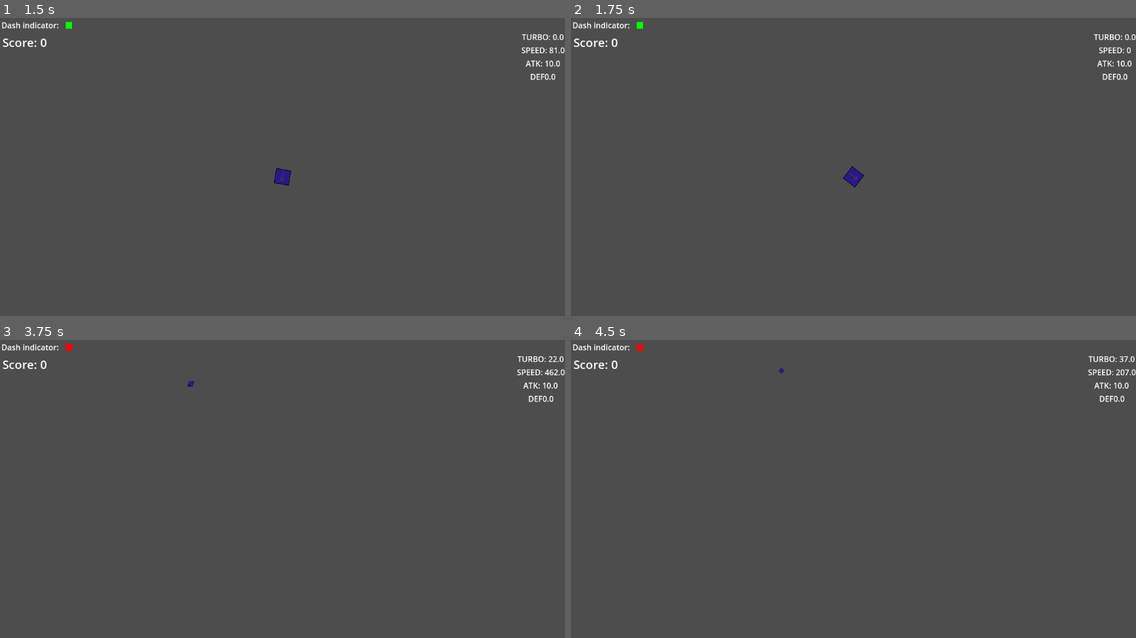
Above: before the commit, frames 1-4 (two rows, left to right).
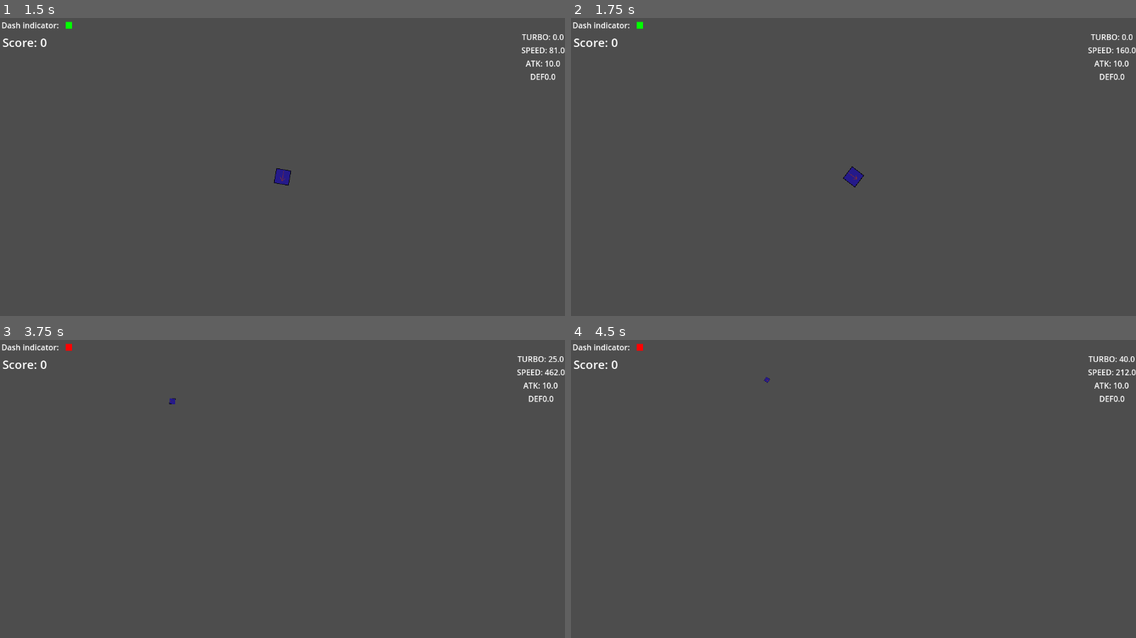
Above: after the commit, the same moments.

Repository: IanuReeves/Dirt-Defenders
Game: Godot game, scene res://ui/main_menu.tscn
Same seed, same stepped clock (60 frames per second), same inputs: the game is played once before the commit and once after it. Before the commit the project starts from res://scenes/ui/main_menu.tscn.
Inputs (mouse positions are in pixels of both pictures, inside the frame that each line leads up to):
- Up to frame 1 (1.5 s): click "Launch!" at 0.5 s; tap Enter at 1.25 s; move the mouse to (406, 161) at 1.27 s; hold W (forward) from 1.28 s (still down); tap Q (dash) at 1.35 s
- Up to frame 2 (1.75 s): keep holding W (forward)
- Up to frame 3 (3.75 s): move the mouse to (169, 515) at 2.02 s; release W (forward) at 2.03 s; hold S (brake) 2.03-2.78 s; tap Q (dash) at 2.1, 3.05 s; move the mouse to (339, 429) at 2.77 s; press the mouse at (339, 429) at 2.78 s; hold W (forward) from 2.78 s (still down); move the mouse to (254, 563) at 3.52 s; release the mouse at (254, 563) at 3.53 s; tap F (zoom) at 3.6 s
- Up to frame 4 (4.5 s): tap Q (dash) at 3.8, 4.35 s; move the mouse to (1023, 545) at 4.27 s; release W (forward) at 4.28 s; hold S (brake) from 4.28 s (still down)

Frame 1 is identical in both runs. In frame 2, 0.4% of the frame differs, in the area x 91-100%, y 5-21%; in frame 3, less than 0.1%; in frame 4, less than 0.1%.

Commit message:
UPDATE
ui infastructure added
made ai work

Diff:
--- /dev/null
+++ b/cooldowndisplay.tscn
@@ -0,0 +1,26 @@
+[gd_scene load_steps=3 format=3 uid="uid://bxit7gq1yda63"]
+
+[ext_resource type="Script" uid="uid://bqakejm51g4qk" path="res://ui/partind.gd" id="1_dsaa8"]
+[ext_resource type="PackedScene" uid="uid://tp5ycsg3wvka" path="res://scenes/part_timer.tscn" id="2_jbvjw"]
+
+[node name="VBoxcontainer" type="VBoxContainer"]
+anchors_preset = -1
+anchor_right = 1.659
+anchor_bottom = 3.734
+offset_left = 1.0
+offset_top = 63.0
+offset_right = 23.64
+offset_bottom = 143.64
+script = ExtResource("1_dsaa8")
+
+[node name="PartTimer1" parent="." instance=ExtResource("2_jbvjw")]
+layout_mode = 2
+
+[node name="PartTimer2" parent="." instance=ExtResource("2_jbvjw")]
+layout_mode = 2
+
+[node name="PartTimer3" parent="." instance=ExtResource("2_jbvjw")]
+layout_mode = 2
+
+[node name="PartTimer4" parent="." instance=ExtResource("2_jbvjw")]
+layout_mode = 2
--- /dev/null
+++ b/part_timer.gd
@@ -0,0 +1,22 @@
+extends Control
+class_name PartTimer
+
+var spriteshown
+var cooldown
+@onready var spritedisplay: Sprite2D = $Sprite2D
+@onready var player = get_parent().get_parent().get_parent().get_parent()
+@onready var statemachine = player.get_node("PartHandler")
+@onready var part2check : Part = get_parent().get_parent().part2check
+@onready var stats: PlayerStats
+@onready var timelabel: Label = $timelabel
+@
+func get_stats() -> void:
+	stats = part2check.stats
+	spriteshown = part2check.icon
+	cooldown = part2check.cooldown
+func _ready() -> void:
+	get_stats()
+	if part2check.cooldown > 0:
+		timelabel.text = str(part2check.cooltime)
+	else:
+		timelabel.text = str(" ")
--- /dev/null
+++ b/partmenu.gd
@@ -0,0 +1,5 @@
+extends Control
+@onready var button: Button = $VBoxContainer/Button
+@onready var button: Button = $VBoxContainer/Button2
+@onready var button_3: Button = $VBoxContainer/Button3
+@onready var button_4: Button = $VBoxContainer/Button4
--- a/parts/dashpart.gd
+++ b/parts/dashpart.gd
@@ -2,10 +2,14 @@
 class_name DashPart
 @onready var sign: GPUParticles2D = $GPUParticles2D
 
+func _ready() -> void:
+	cooldown = 0
 func _process(delta: float) -> void:
 	if player.velocity.length() > 150:
+		stats.turbo_cooldown = -2
 		stats.turbo_strength = 50
 		sign.emitting = true
 	if player.dashed or player.velocity.length() < 200:
-		stats.turbo_strength = 5
+		stats.turbo_strength = 0
+		stats.turbo_cooldown = 0
 		sign.emitting = false
--- a/parts/dashpart.tscn
+++ b/parts/dashpart.tscn
@@ -22,14 +22,10 @@
 defense = 10.0
 metadata/_custom_type_script = "uid://clpd50adeck85"
 
-[sub_resource type="ParticleProcessMaterial" id="ParticleProcessMaterial_f4quf"]
-particle_flag_disable_z = true
-gravity = Vector3(0, 98, 0)
-
 [node name="dashpart" type="Node2D"]
 script = ExtResource("1_5wucs")
 stats = SubResource("Resource_rguvs")
 
-[node name="GPUParticles2D" type="GPUParticles2D" parent="."]
-emitting = false
-process_material = SubResource("ParticleProcessMaterial_f4quf")
+[node name="cooldowntimer" type="Timer" parent="."]
+wait_time = 0.1
+autostart = true
--- a/project.godot
+++ b/project.godot
@@ -11,7 +11,7 @@
 [application]
 
 config/name="Dirt Defenders"
-run/main_scene="res://scenes/ui/main_menu.tscn"
+run/main_scene="res://ui/main_menu.tscn"
 config/features=PackedStringArray("4.4", "Forward Plus")
 config/icon="res://icon.svg"
 
--- a/scenes/enemy.tscn
+++ b/scenes/enemy.tscn
@@ -1,10 +1,20 @@
-[gd_scene load_steps=8 format=3 uid="uid://b03d85g3b64k7"]
+[gd_scene load_steps=10 format=3 uid="uid://b03d85g3b64k7"]
 
 [ext_resource type="Script" uid="uid://b1gxf3fyppalx" path="res://scripts/ENEMY2.gd" id="1_4ra3w"]
 [ext_resource type="Script" uid="uid://bu27sw7avjeew" path="res://scripts/components/hitboxcomponent.gd" id="1_md0e3"]
 [ext_resource type="Script" uid="uid://wy7pwks6axut" path="res://scripts/components/healthcomponent.gd" id="2_4ra3w"]
+[ext_resource type="Script" uid="uid://bqs8g8lkjasxa" path="res://scripts/resources/enemy_stats.gd" id="2_xwavj"]
 [ext_resource type="PackedScene" uid="uid://blvrw4btub433" path="res://scenes/weapon.tscn" id="4_5uy6h"]
 [ext_resource type="Script" uid="uid://c1q6l12tx5fnq" path="res://scenes/detector.gd" id="4_c4w8v"]
+
+[sub_resource type="Resource" id="Resource_nenq2"]
+script = ExtResource("2_xwavj")
+speed = 200.0
+max_hp = 50.0
+attack = 0.0
+detect_range = 300.0
+desired_target_distance = 0.0
+metadata/_custom_type_script = "uid://bqs8g8lkjasxa"
 
 [sub_resource type="CircleShape2D" id="CircleShape2D_5uy6h"]
 
@@ -13,6 +23,7 @@
 
 [node name="Enemy" type="CharacterBody2D"]
 script = ExtResource("1_4ra3w")
+stats = SubResource("Resource_nenq2")
 
 [node name="CollisionShape2D" type="CollisionShape2D" parent="."]
 shape = SubResource("CircleShape2D_5uy6h")
--- a/scenes/game.tscn
+++ b/scenes/game.tscn
@@ -1,10 +1,20 @@
-[gd_scene load_steps=6 format=3 uid="uid://bfjdogfx64gtl"]
+[gd_scene load_steps=8 format=3 uid="uid://bfjdogfx64gtl"]
 
 [ext_resource type="PackedScene" uid="uid://6s3hfdcvwbxr" path="res://scenes/player.tscn" id="1_3wq0y"]
 [ext_resource type="Script" uid="uid://wol241yxawos" path="res://scripts/world.gd" id="1_vrqln"]
 [ext_resource type="PackedScene" uid="uid://w87vxtedle5q" path="res://scenes/planet.tscn" id="4_iywne"]
 [ext_resource type="Script" uid="uid://dfpumv1ys3rqw" path="res://scenes/Worldcam.gd" id="4_jlvyt"]
+[ext_resource type="Script" uid="uid://bqs8g8lkjasxa" path="res://scripts/resources/enemy_stats.gd" id="4_p57ef"]
 [ext_resource type="PackedScene" uid="uid://b03d85g3b64k7" path="res://scenes/enemy.tscn" id="5_iywne"]
+
+[sub_resource type="Resource" id="Resource_p57ef"]
+script = ExtResource("4_p57ef")
+speed = 100.0
+max_hp = 0.0
+attack = 0.0
+detect_range = 400.0
+desired_target_distance = 0.0
+metadata/_custom_type_script = "uid://bqs8g8lkjasxa"
 
 [node name="World" type="Node2D"]
 script = ExtResource("1_vrqln")
@@ -12,10 +22,11 @@
 [node name="Player" parent="." instance=ExtResource("1_3wq0y")]
 
 [node name="Enemy" parent="." instance=ExtResource("5_iywne")]
-position = Vector2(-49, 44)
+position = Vector2(400, 3)
+stats = SubResource("Resource_p57ef")
 
-[node name="RigidBody2D" parent="." instance=ExtResource("4_iywne")]
+[node name="planet" parent="." instance=ExtResource("4_iywne")]
 position = Vector2(385, 291)
 
-[node name="Camera2D" type="Camera2D" parent="RigidBody2D"]
+[node name="Camera2D" type="Camera2D" parent="planet"]
 script = ExtResource("4_jlvyt")
--- /dev/null
+++ b/scenes/part_timer.tscn
@@ -0,0 +1,38 @@
+[gd_scene load_steps=3 format=3 uid="uid://tp5ycsg3wvka"]
+
+[ext_resource type="Script" uid="uid://d0w0r110w3ccd" path="res://part_timer.gd" id="1_kxals"]
+[ext_resource type="Texture2D" uid="uid://dq46mkccnpqdi" path="res://icon.svg" id="2_3fb6d"]
+
+[node name="PartTimer" type="Control"]
+layout_mode = 3
+anchors_preset = 15
+anchor_right = 1.0
+anchor_bottom = 1.0
+grow_horizontal = 2
+grow_vertical = 2
+script = ExtResource("1_kxals")
+
+[node name="Sprite2D" type="Sprite2D" parent="."]
+position = Vector2(36, 37)
+scale = Vector2(0.375, 0.375)
+texture = ExtResource("2_3fb6d")
+
+[node name="Label" type="Label" parent="."]
+layout_mode = 0
+offset_left = 71.0
+offset_top = 19.0
+offset_right = 161.0
+offset_bottom = 55.0
+horizontal_alignment = 1
+vertical_alignment = 1
+uppercase = true
+
+[node name="timelabel" type="Label" parent="."]
+layout_mode = 0
+offset_left = 170.0
+offset_top = 20.0
+offset_right = 207.0
+offset_bottom = 56.0
+horizontal_alignment = 1
+vertical_alignment = 1
+uppercase = true
--- /dev/null
+++ b/scenes/partmenu.tscn
@@ -0,0 +1,33 @@
+[gd_scene load_steps=2 format=3 uid="uid://dcp5qcq14st1i"]
+
+[ext_resource type="Script" uid="uid://nfvpjkgcd2o3" path="res://partmenu.gd" id="1_716pa"]
+
+[node name="Partmenu" type="Control"]
+layout_mode = 3
+anchors_preset = 15
+anchor_right = 1.0
+anchor_bottom = 1.0
+grow_horizontal = 2
+grow_vertical = 2
+script = ExtResource("1_716pa")
+
+[node name="VBoxContainer" type="VBoxContainer" parent="."]
+layout_mode = 0
+offset_right = 185.0
+offset_bottom = 88.0
+
+[node name="Button" type="Button" parent="VBoxContainer"]
+layout_mode = 2
+text = "part 1 "
+
+[node name="Button2" type="Button" parent="VBoxContainer"]
+layout_mode = 2
+text = "part 1 "
+
+[node name="Button3" type="Button" parent="VBoxContainer"]
+layout_mode = 2
+text = "part 1 "
+
+[node name="Button4" type="Button" parent="VBoxContainer"]
+layout_mode = 2
+text = "part 1 "
--- a/scenes/player.tscn
+++ b/scenes/player.tscn
@@ -7,10 +7,9 @@
 [ext_resource type="Script" uid="uid://c5on0n684j21r" path="res://scripts/weapon.gd" id="5_wg7bi"]
 [ext_resource type="PackedScene" uid="uid://cp82a32j63e0j" path="res://scenes/bullets/bullet.tscn" id="6_gqqmd"]
 [ext_resource type="Script" uid="uid://ig830hyaojuf" path="res://scripts/components/parthandler.gd" id="7_xkvgj"]
-[ext_resource type="Script" uid="uid://dkfjus4yds0xd" path="res://scripts/components/part.gd" id="8_2uxwq"]
 [ext_resource type="Script" uid="uid://clpd50adeck85" path="res://scripts/resources/player_stats_resource.gd" id="8_d2wvv"]
 [ext_resource type="Script" uid="uid://caeioa2lwlb8r" path="res://scripts/components/hull.gd" id="9_s5o61"]
-[ext_resource type="PackedScene" uid="uid://e6iuym7bl3xi" path="res://scenes/ui/game_overlay.tscn" id="12_3v2ag"]
+[ext_resource type="PackedScene" uid="uid://e6iuym7bl3xi" path="res://ui/game_overlay.tscn" id="12_3v2ag"]
 [ext_resource type="PackedScene" uid="uid://cccfurky2d5ek" path="res://parts/dashpart.tscn" id="12_jej6c"]
 
 [sub_resource type="CircleShape2D" id="CircleShape2D_rsghh"]
@@ -52,25 +51,6 @@
 turbo_cooldown = 5.0
 turbo_strength = 0.0
 max_hp = 100.0
-defense = 0.0
-metadata/_custom_type_script = "uid://clpd50adeck85"
-
-[sub_resource type="Resource" id="Resource_f1ej7"]
-script = ExtResource("8_d2wvv")
-power = 0.0
-attack = 0.0
-bullet_speed = 0.0
-bullet_amount = 0
-bullet_spread = 0.0
-bullet_lifetime = 0.0
-acceleration = 0.0
-top_speed = 0.0
-brake_strength = 0.0
-rotation_speed = 0.0
-max_turbo = 0.0
-turbo_cooldown = 0.0
-turbo_strength = 0.0
-max_hp = 0.0
 defense = 0.0
 metadata/_custom_type_script = "uid://clpd50adeck85"
 
@@ -119,10 +99,6 @@
 texture = ExtResource("2_2hljg")
 stats = SubResource("Resource_d2wvv")
 
-[node name="Part" type="Node2D" parent="PartHandler"]
-script = ExtResource("8_2uxwq")
-stats = SubResource("Resource_f1ej7")
-
 [node name="dashpart" parent="PartHandler" instance=ExtResource("12_jej6c")]
 script = null
 
--- a/scenes/ui/partind.gd
+++ /dev/null
@@ -1,5 +0,0 @@
-extends VBoxContainer
-
-
-@onready var player : Player = get_parent().get_parent().get_parent()
-@onready var PART : Part
--- a/scripts/ENEMY2.gd
+++ b/scripts/ENEMY2.gd
@@ -3,30 +3,38 @@
 
 @onready var detector: Detector = $Detector
 var targeting : bool = false
-var target : Node2D
 var targetpos : Vector2
 var targetangle
 var playerdir : Vector2
 
 
 @onready var player : Player = get_parent().get_node("Player")
+@onready var planet = get_parent().get_node("planet")
+
 
 var state
-
 @export var stats : EnemyStats
 
 func _physics_process(delta: float) -> void:
-	if player:
-		targetpos = player.position
-		targetangle = position.angle_to(targetpos)
-		playerdir = Vector2(cos(targetangle), sin(targetangle))
-		velocity += playerdir
-	move_and_slide()
+	statecheck()
+
 
 func statecheck():
-	if detector.targeting:
-		state = attackstate()
+	if player.position.distance_to(position) < stats.detect_range:
+		chasingstate()
+	elif player.position.distance_to(position) > stats.detect_range:
+		invadingstate()
 
-func attackstate():
-	velocity = detector.playerdir
+
+func chasingstate():
+	movetowards(player)
+	if player.position.distance_to(position) > stats.detect_range:
+		statecheck()
+func invadingstate():
+	movetowards(planet)
+
+func movetowards(target) -> void:
+	targetpos = to_local(target.position)
+	targetangle = position.direction_to(target.position)
+	velocity = targetangle*stats.speed
 	move_and_slide()
--- a/scripts/components/part.gd
+++ b/scripts/components/part.gd
@@ -4,5 +4,13 @@
 
 var player:Player
 
-var icon : Sprite2D
-var descriptor : String
+@export var icon : ViewportTexture
+@export var descriptor : String
+
+
+var cooldown : float = 0.0
+# cooltime is the amount of cooldown time left, cooldown is the max cooltime.
+var cooltime : float
+
+func _ready() -> void:
+	cooltime = cooldown
--- a/scripts/components/parthandler.gd
+++ b/scripts/components/parthandler.gd
@@ -10,6 +10,8 @@
 @export var primary_weapon:Weapon
 @export var secondary_weapon:Weapon
 @export var hull:Hull
+
+@onready var ui = get_parent().get_node("UI")
 # on ready configure sprite and HP if they exist
 func _ready() -> void:
 	stats = fetch_stats()
@@ -43,3 +45,8 @@
 func _on_child_entered_tree(node: Node) -> void:
 	if node is Part:
 		node.player = get_parent()
+
+func setUI():
+	for child in get_children():
+		if child is Part:
+			ui.part2check = child
--- a/scripts/ui/game_overlay.gd
+++ b/scripts/ui/game_overlay.gd
@@ -7,11 +7,18 @@
 @onready var attack: Label = $Control/VBoxContainer/ATTACK
 @onready var defense: Label = $Control/VBoxContainer/DEFENSE
 
+
+
+@onready var statemachine = get_parent().get_node("PartHandler")
 @onready var dashingtimer = $Control/ColorRect/Timer
 @onready var dashind = $Control/ColorRect
 
+
 @onready var player : Player = get_parent()
 @onready var PARTS = player.stats
+
+@onready var part2check : Part
+
 var score = 0
 var maxScore = 10000
 
--- a/scenes/ui/game_overlay.tscn
+++ b/ui/game_overlay.tscn
@@ -1,7 +1,6 @@
-[gd_scene load_steps=4 format=3 uid="uid://e6iuym7bl3xi"]
+[gd_scene load_steps=3 format=3 uid="uid://e6iuym7bl3xi"]
 
 [ext_resource type="Script" uid="uid://8fhu8cc6ngcc" path="res://scripts/ui/game_overlay.gd" id="1_5gflo"]
-[ext_resource type="Script" uid="uid://bqakejm51g4qk" path="res://scenes/ui/partind.gd" id="2_yhx2g"]
 
 [sub_resource type="LabelSettings" id="LabelSettings_a01yc"]
 font_size = 24
@@ -86,16 +85,4 @@
 offset_right = 40.0
 offset_bottom = 40.0
 
-[node name="VBoxcontainer" type="VBoxContainer" parent="cooldowns"]
-layout_mode = 0
-offset_right = 40.0
-offset_bottom = 40.0
-script = ExtResource("2_yhx2g")
-
-[node name="Sprite2D" type="Sprite2D" parent="cooldowns/VBoxcontainer"]
-z_index = 1
-
-[node name="ColorRect" type="ColorRect" parent="cooldowns/VBoxcontainer"]
-layout_mode = 2
-
 [connection signal="timeout" from="Control/ColorRect/Timer" to="." method="_on_timer_timeout"]
--- a/scenes/ui/main_menu.tscn
+++ b/ui/main_menu.tscn
@@ -1,7 +1,7 @@
 [gd_scene load_steps=3 format=3 uid="uid://dtfjoatv00vqu"]
 
 [ext_resource type="Script" uid="uid://bpnid2oiljt51" path="res://scripts/ui/main_menu.gd" id="1_fhh2t"]
-[ext_resource type="PackedScene" uid="uid://cnw08jg3nei33" path="res://scenes/ui/options_menu.tscn" id="2_rv0w5"]
+[ext_resource type="PackedScene" uid="uid://cnw08jg3nei33" path="res://ui/options_menu.tscn" id="2_rv0w5"]
 
 [node name="main_menu" type="Control"]
 layout_mode = 3
--- a/scenes/ui/options/hotkey_rebind_button.tscn
+++ b/ui/options/hotkey_rebind_button.tscn
@@ -1,6 +1,6 @@
 [gd_scene load_steps=2 format=3 uid="uid://csug0lil444wf"]
 
-[ext_resource type="Script" path="res://scenes/ui/options/hotkey_rebind_button.gd" id="1_asnyf"]
+[ext_resource type="Script" uid="uid://coc606b0pc3ip" path="res://ui/options/hotkey_rebind_button.gd" id="1_asnyf"]
 
 [node name="hotkey_rebind_button" type="Control" groups=["hotkey_button"]]
 layout_mode = 3
--- a/scenes/ui/options/options_tab_container.tscn
+++ b/ui/options/options_tab_container.tscn
@@ -1,6 +1,6 @@
 [gd_scene load_steps=3 format=3 uid="uid://vpv7ukmhg3ur"]
 
-[ext_resource type="PackedScene" uid="uid://csug0lil444wf" path="res://scenes/ui/options/hotkey_rebind_button.tscn" id="1_ur3xq"]
+[ext_resource type="PackedScene" uid="uid://csug0lil444wf" path="res://ui/options/hotkey_rebind_button.tscn" id="1_ur3xq"]
 
 [sub_resource type="StyleBoxEmpty" id="StyleBoxEmpty_6ln86"]
 
--- a/scenes/ui/options_menu.tscn
+++ b/ui/options_menu.tscn
@@ -1,7 +1,7 @@
 [gd_scene load_steps=4 format=3 uid="uid://cnw08jg3nei33"]
 
-[ext_resource type="Script" path="res://scripts/ui/options_menu.gd" id="1_d3rjy"]
-[ext_resource type="PackedScene" uid="uid://vpv7ukmhg3ur" path="res://scenes/ui/options/options_tab_container.tscn" id="2_4kbcf"]
+[ext_resource type="Script" uid="uid://dxvjuixabau7r" path="res://scripts/ui/options_menu.gd" id="1_d3rjy"]
+[ext_resource type="PackedScene" uid="uid://vpv7ukmhg3ur" path="res://ui/options/options_tab_container.tscn" id="2_4kbcf"]
 
 [sub_resource type="SystemFont" id="SystemFont_uistj"]
 subpixel_positioning = 0
--- /dev/null
+++ b/ui/partind.gd
@@ -0,0 +1,16 @@
+extends VBoxContainer
+
+
+@onready var player : Player = get_parent().get_parent().get_parent()
+@onready var UI = get_parent().get_parent()
+@onready var parthandler = player.get_node("PartHandler")
+
+@onready var parttimer1: PartTimer = $PartTimer1
+@onready var parttimer2: PartTimer = $PartTimer2
+@onready var parttimer3: PartTimer = $PartTimer3
+@onready var parttimer4: PartTimer = $PartTimer4
+
+func _ready():
+	for child in get_children():
+		if child is PartTimer:
+			child.node2check = parthandler.get_node("dashpart")
--- a/scenes/ui/pause_menu.tscn
+++ b/ui/pause_menu.tscn
@@ -1,7 +1,7 @@
 [gd_scene load_steps=3 format=3 uid="uid://2rdt1g7kquyn"]
 
-[ext_resource type="Script" path="res://scripts/ui/main_menu.gd" id="1_fhh2t"]
-[ext_resource type="PackedScene" uid="uid://cnw08jg3nei33" path="res://scenes/ui/options_menu.tscn" id="2_rv0w5"]
+[ext_resource type="Script" uid="uid://bpnid2oiljt51" path="res://scripts/ui/main_menu.gd" id="1_fhh2t"]
+[ext_resource type="PackedScene" uid="uid://cnw08jg3nei33" path="res://ui/options_menu.tscn" id="2_rv0w5"]
 
 [node name="main_meu" type="Control"]
 layout_mode = 3
Not shown, added: part_timer.gd.uid
Not shown, added: partmenu.gd.uid
Binary file added: parts/dash.png
Not shown, added: parts/dash.png.import
Not shown: 1 places in parts/dashpart.tscn that only renumber resources
Not shown: 1 places in scenes/player.tscn that only renumber resources
Renamed: scenes/ui/options/hotkey_rebind_button.gd -> ui/options/hotkey_rebind_button.gd
Renamed: scenes/ui/options/hotkey_rebind_button.gd.uid -> ui/options/hotkey_rebind_button.gd.uid
Renamed: scenes/ui/partind.gd.uid -> ui/partind.gd.uid
